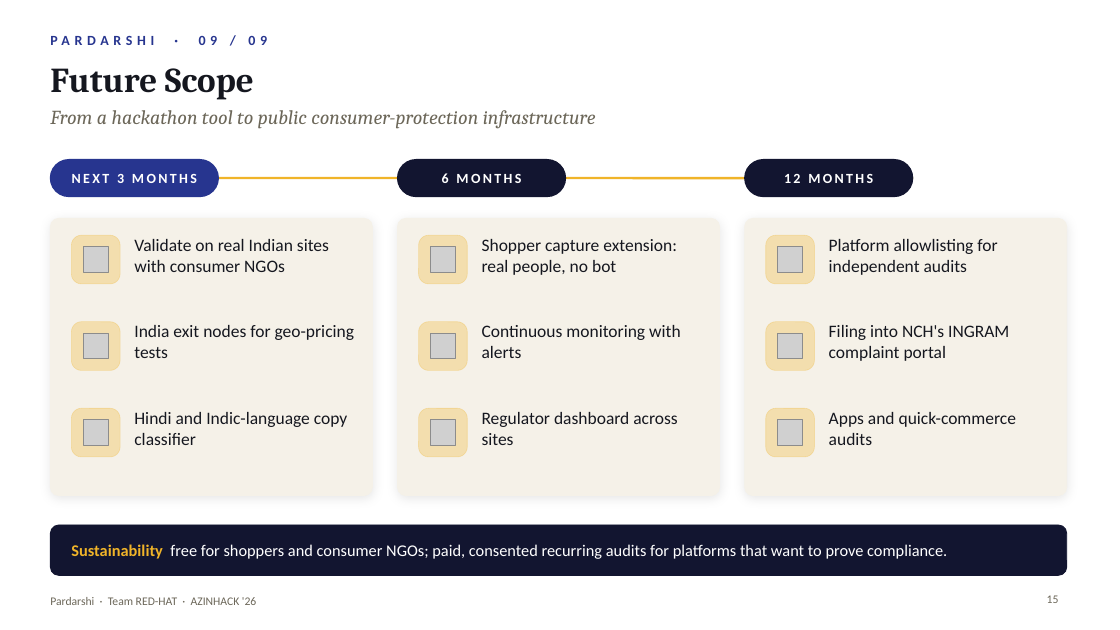
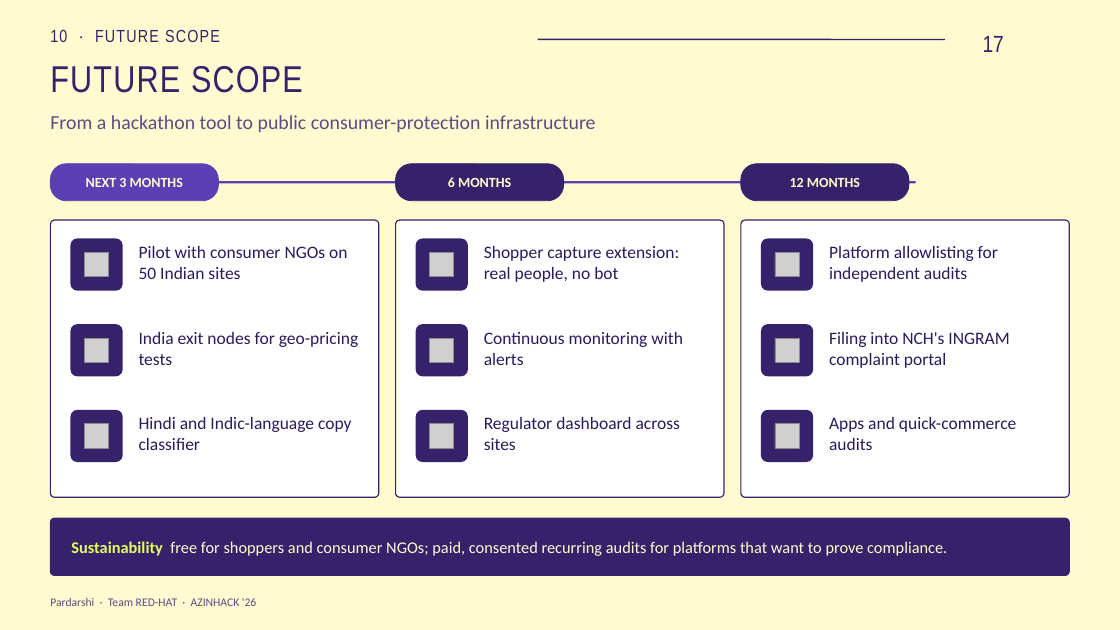
Before and after one commit to mathurojus/Pardarshi, a slide deck: slide 17 of docs/Pardarshi_RED-HAT.pptx (slide 15 before the commit). Drawn at 1120x630 pixels with LibreOffice and Linux fonts; fonts in the diff are those of the drawing; grey boxes stand for pictures; background and template pictures are left out. Boxes give left, top, right and bottom in pixels: in the first picture for what was removed or moved away, otherwise in the second. Text is boxed around its words. In the diff, an @@ line names an element or a change of style, - is before the commit and + after.

```diff
--- a/docs/Pardarshi_RED-HAT.pptx
+++ b/docs/Pardarshi_RED-HAT.pptx
@@ background #FFFFFF to picture (left out) @@
@@ text removed at [50, 36, 267, 45] @@
-PARDARSHI · 09 / 09
@@ text added at [50, 30, 220, 42], 15 pt, text #36226B @@
+10 · FUTURE SCOPE
@@ line added from (538, 39) to (945, 39), #36226B 1.25 pt @@
@@ page number added at [983, 36, 1004, 52], 20 pt, text #36226B @@
+17
@@ title at [50, 66, 303, 93]: text changed; size 30 to 32 pt; font Cambria to Arial Narrow; text colour #15171F to #36226B; bold off @@
-Future Scope
+FUTURE SCOPE
@@ text "From a hackathon tool to ..." at [50, 115, 595, 132]: font Cambria to Calibri, text colour #6C6759 to #5C4C86, italic off @@
@@ rounded rectangle at [50, 164, 218, 201]: fill #27358F to #5A3FB5; outline #27358F 1 pt to #5A3FB5 0.75 pt; proportions changed @@
@@ rounded rectangle at [396, 164, 564, 201]: fill #121530 to #36226B; outline #121530 1 pt to #36226B 0.75 pt; proportions changed @@
@@ text colour #FFFFFF to #FFFBD0, letter spacing 2 to 0 pt in 3 elements at [86, 178, 183, 187], [448, 177, 511, 187], [790, 178, 860, 187] @@
@@ rounded rectangle at [741, 164, 909, 201]: fill #121530 to #36226B; outline #121530 1 pt to #36226B 0.75 pt; proportions changed @@
@@ line (50, 182) - (916, 182): stroke #F0B429 2 pt to #5A3FB5 2 pt @@
@@ fill #F5F1E8 to #FFFFFF; outline #F5F1E8 0.75 pt to #36226B 1 pt; shadow off; proportions changed in 3 elements at [741, 220, 1070, 497], [396, 220, 724, 497], [50, 220, 379, 497] @@
@@ rounded rectangle: place and size @@
-rounded rectangle at [50, 218, 372, 496]
+rounded rectangle at [50, 220, 379, 497]
@@ rounded rectangle: place and size @@
-rounded rectangle at [397, 218, 719, 496]
+rounded rectangle at [396, 220, 724, 497]
@@ rounded rectangle: place and size @@
-rounded rectangle at [745, 218, 1067, 496]
+rounded rectangle at [741, 220, 1070, 497]
@@ 4 rounded rectangles: place and size @@
-4 rounded rectangles at [745, 160, 913, 457]
+4 rounded rectangles at [741, 164, 909, 461]
@@ fill #F0B429 at 30% opacity to #36226B; outline #F0B429 0.5 pt to #36226B 1.5 pt; proportions changed in 9 elements at [71, 411, 122, 461], [417, 411, 467, 461], [417, 325, 467, 376], [71, 325, 122, 376], [762, 411, 812, 461], [71, 239, 122, 290], [417, 239, 467, 290], [762, 325, 812, 376], [762, 239, 812, 290] @@
@@ text at [139, 246, 347, 279]: text changed; text colour #15171F to #2B1A5C @@
-Validate on real Indian sites with consumer NGOs
+Pilot with consumer NGOs on 50 Indian sites
@@ text "Shopper capture extension: real people, ...": place and size @@
-text "Shopper capture extension: real people, ..." at [482, 239, 677, 275]
+text "Shopper capture extension: real people, ..." at [484, 246, 680, 282]
@@ 9 pictures, 8 rounded rectangles, 1 text, 1 line: place and size @@
-9 pictures, 8 rounded rectangles, 1 text, 1 line at [50, 160, 997, 457]
+9 pictures, 8 rounded rectangles, 1 text, 1 line at [50, 164, 998, 461]
@@ text colour #15171F to #2B1A5C in 8 elements at [829, 417, 1016, 450], [829, 332, 1009, 368], [484, 417, 680, 450], [829, 246, 998, 282], [484, 332, 683, 365], [139, 417, 351, 450], [484, 246, 680, 282], [139, 332, 358, 365] @@
@@ text "India exit nodes for geo-pricing ...": place and size @@
-text "India exit nodes for geo-pricing ..." at [134, 325, 354, 358]
+text "India exit nodes for geo-pricing ..." at [139, 332, 358, 365]
@@ text "Continuous monitoring with alerts": place and size @@
-text "Continuous monitoring with alerts" at [482, 325, 681, 358]
+text "Continuous monitoring with alerts" at [484, 332, 683, 365]
@@ text "Filing into NCH's INGRAM complaint ...": place and size @@
-text "Filing into NCH's INGRAM complaint ..." at [829, 325, 1009, 361]
+text "Filing into NCH's INGRAM complaint ..." at [829, 332, 1009, 368]
@@ rounded rectangle: place and size @@
-rounded rectangle at [50, 525, 1067, 576]
+rounded rectangle at [50, 518, 1070, 576]
@@ rounded rectangle at [50, 518, 1070, 576]: fill #121530 to #36226B; outline #121530 0.75 pt to #36226B 1 pt; proportions changed @@
@@ text "Sustainability free for shoppers and ..." at [71, 541, 947, 556]: text colour #F0B429 to #E5FF5A in "Sustainability"; text colour #FFFFFF to #FFFBD0 in "free for shoppers and consumer NGOs; paid, ..." @@
@@ text "Pardarshi · Team RED-HAT · ..." at [50, 598, 256, 606]: text colour #6C6759 to #5C4C86 @@
@@ page number removed at [1047, 595, 1059, 603] @@
-15
```
Also in this commit, not shown: 15 other slides changed, 2 slides added, 21 other files.
